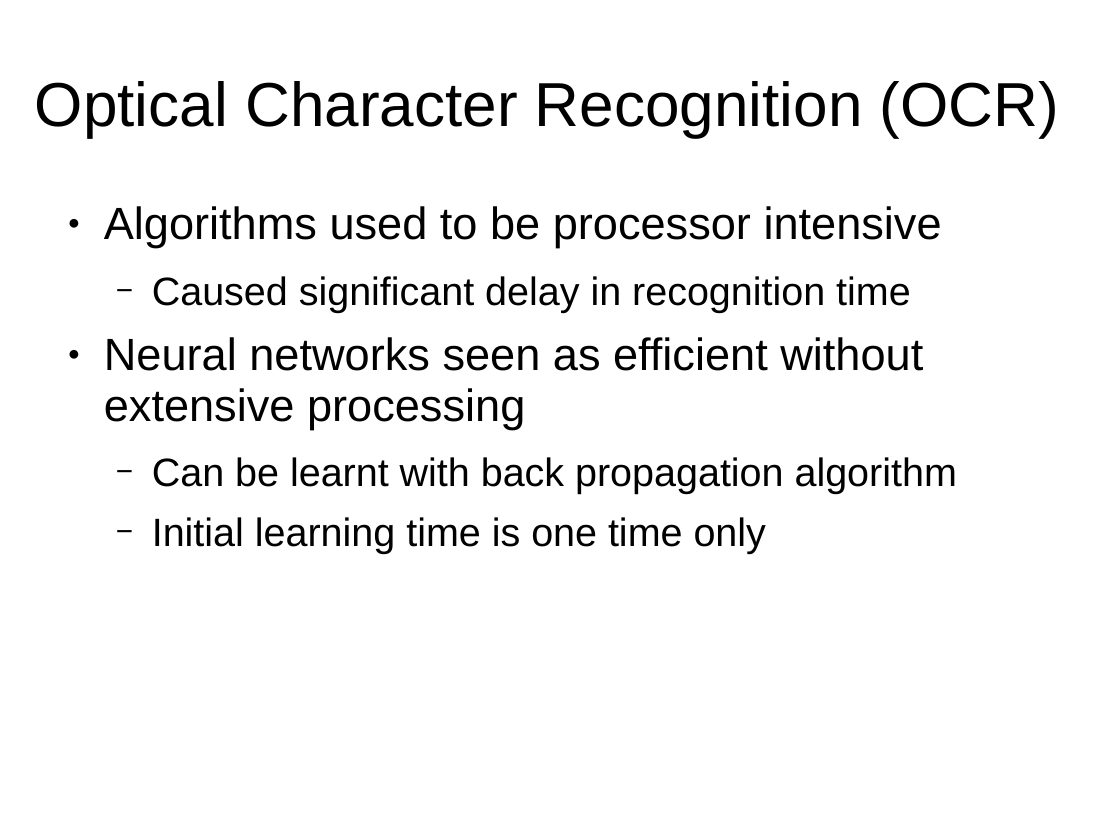
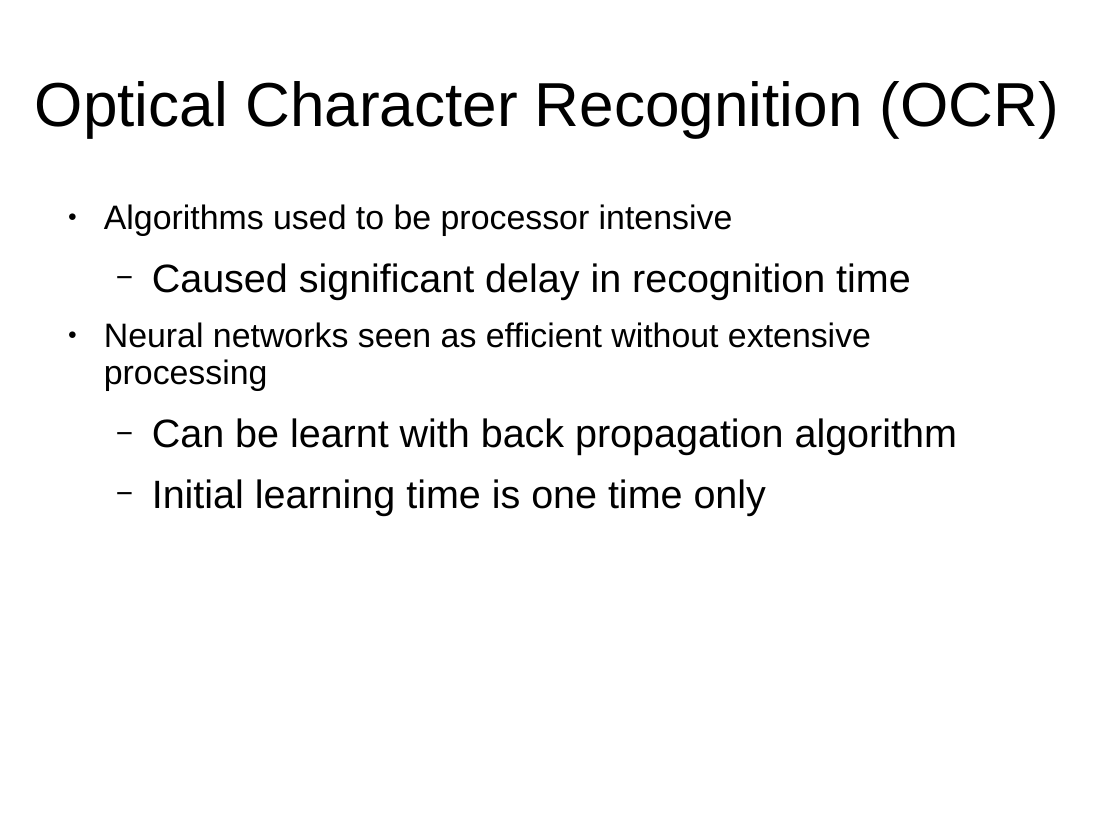
Before and after one commit to JaimeLennox/topicspresentation, a slide deck: slide 3 of presentation_applications.ppt. Drawn at 1120x840 pixels with LibreOffice and Linux fonts; fonts in the diff are those of the drawing. Boxes give left, top, right and bottom in pixels: in the first picture for what was removed or moved away, otherwise in the second. Text is boxed around its words. In the diff, an @@ line names an element or a change of style, - is before the commit and + after.

```diff
--- a/presentation_applications.ppt
+++ b/presentation_applications.ppt
@@ text at box(104, 204, 871, 391): size 32 to 24 pt in "Algorithms used to be processor intensive", "Neural networks seen as efficient without extensive ..." @@
```
Also in this commit, not shown: 4 other slides changed, 1 other file.
